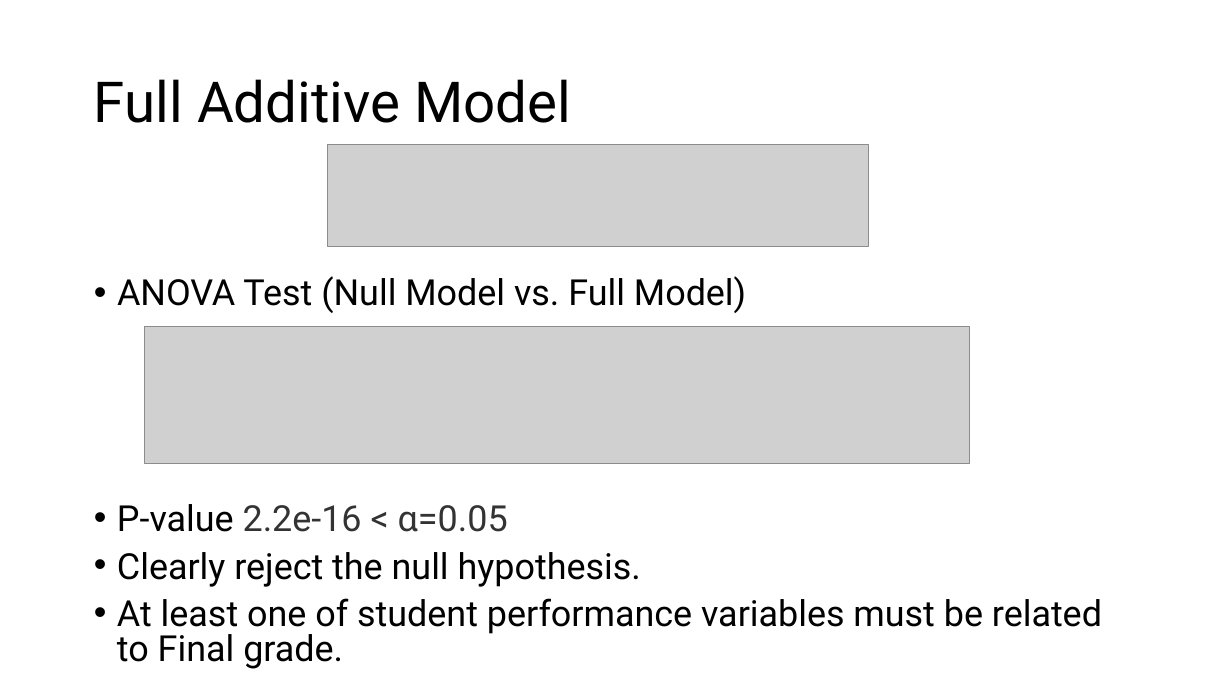
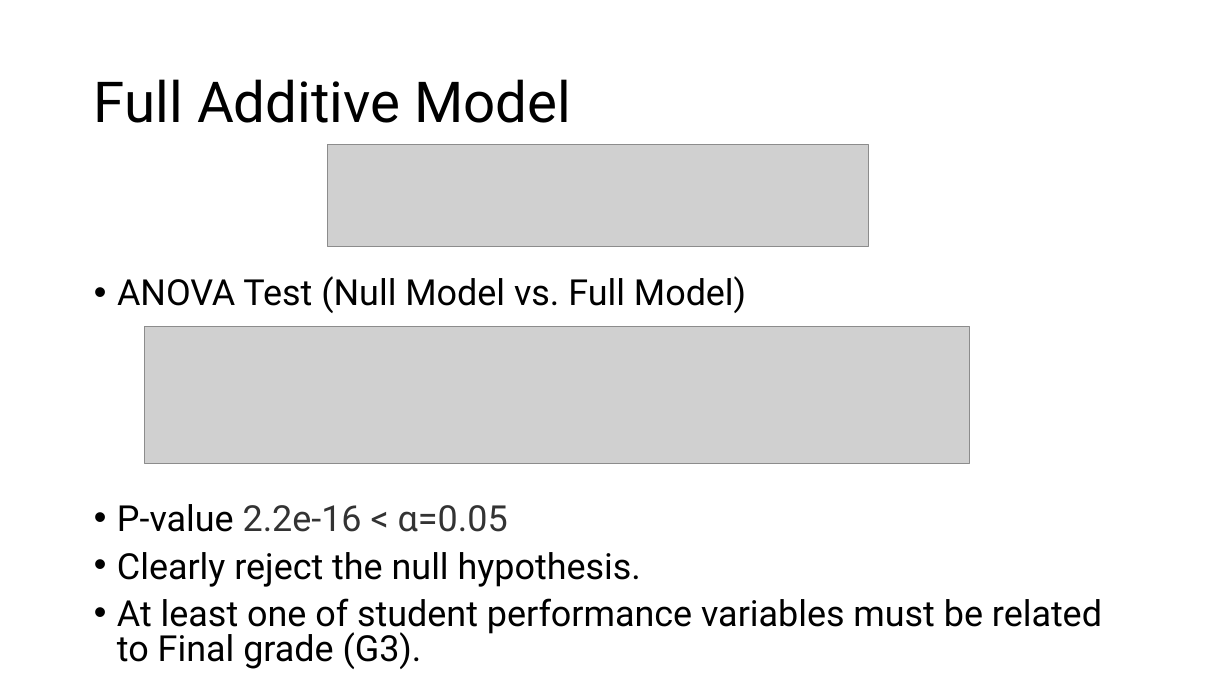
Before and after one commit to prs-sharma9/DATA-603_PROJECT, a slide deck: slide 6 of Final_Presentation.pptx. Drawn at 1232x693 pixels with LibreOffice and Linux fonts; fonts in the diff are those of the drawing; grey boxes stand for pictures. Boxes give left, top, right and bottom in pixels: in the first picture for what was removed or moved away, otherwise in the second. Text is boxed around its words. In the diff, an @@ line names an element or a change of style, - is before the commit and + after.

```diff
--- a/Final_Presentation.pptx
+++ b/Final_Presentation.pptx
@@ text at (117,598,1102,669): text changed @@
-• At least one of student performance variables must be related to Final grade.
+• At least one of student performance variables must be related to Final grade (G3).
```
Also in this commit, not shown: 4 other slides changed.
